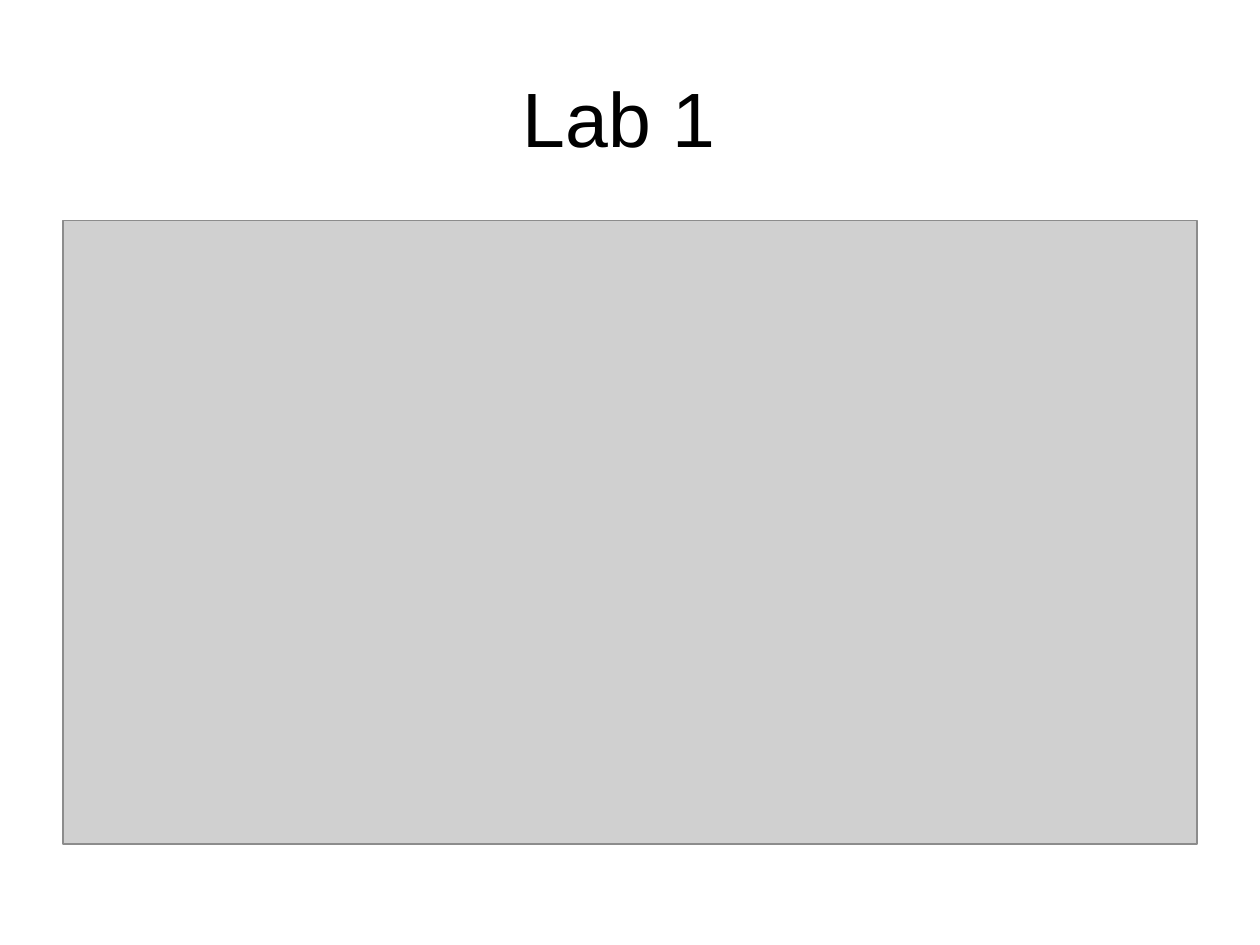
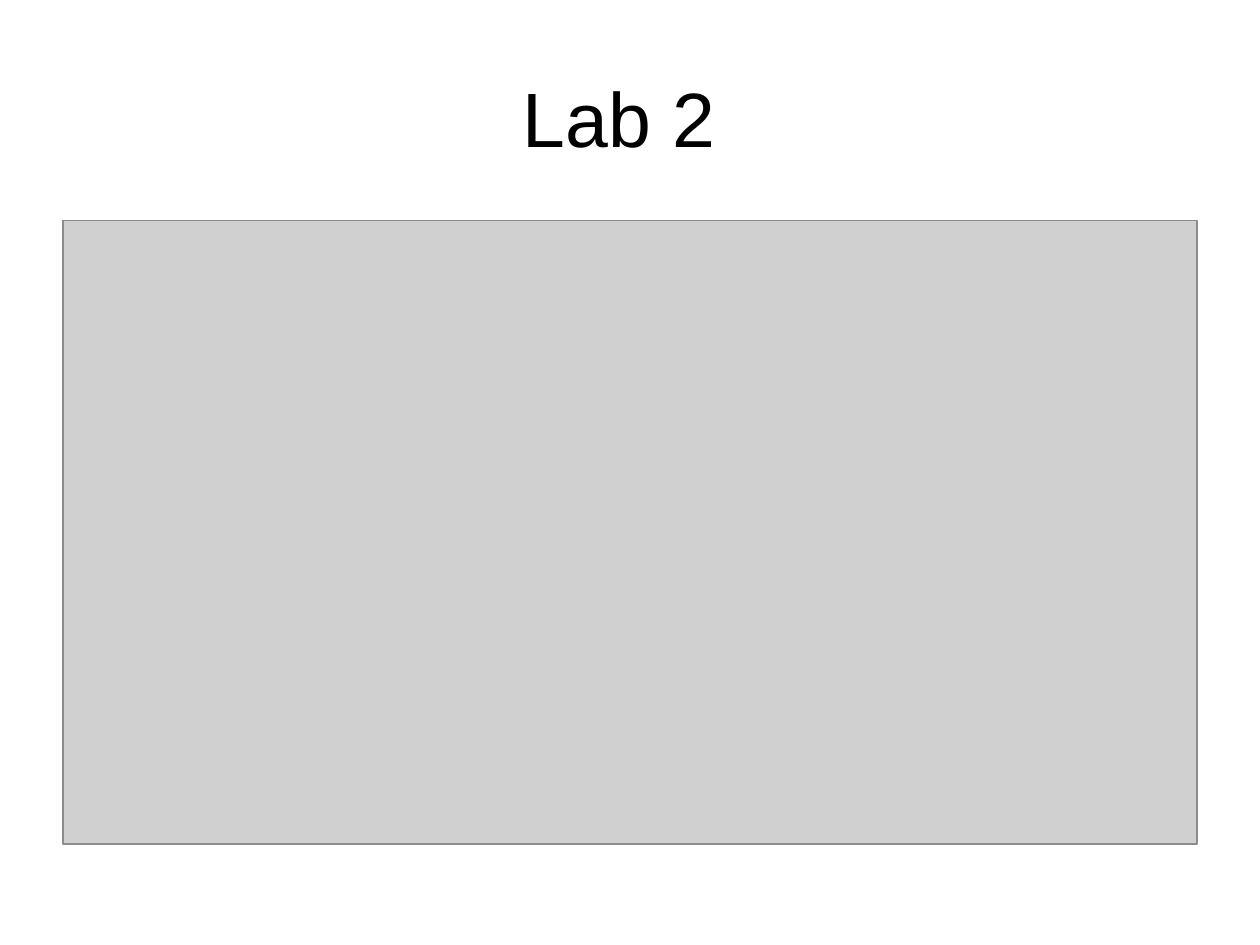
Before and after one commit to LongBaoNguyen/longbaonguyen.github.io, a slide deck: slide 29 of courses/apcsp/lecture14.ppt (slide 27 before the commit). Drawn at 1260x945 pixels with LibreOffice and Linux fonts; fonts in the diff are those of the drawing; grey boxes stand for pictures; background and template pictures are left out. Boxes give left, top, right and bottom in pixels: in the first picture for what was removed or moved away, otherwise in the second. Text is boxed around its words. In the diff, an @@ line names an element or a change of style, - is before the commit and + after.

```diff
--- a/courses/apcsp/lecture14.ppt
+++ b/courses/apcsp/lecture14.ppt
@@ title at [523, 91, 716, 148]: text changed @@
-Lab 1
+Lab 2
```
Also in this commit, not shown: 3 other slides changed, 2 slides added, 1 slide removed, 5 other files.
